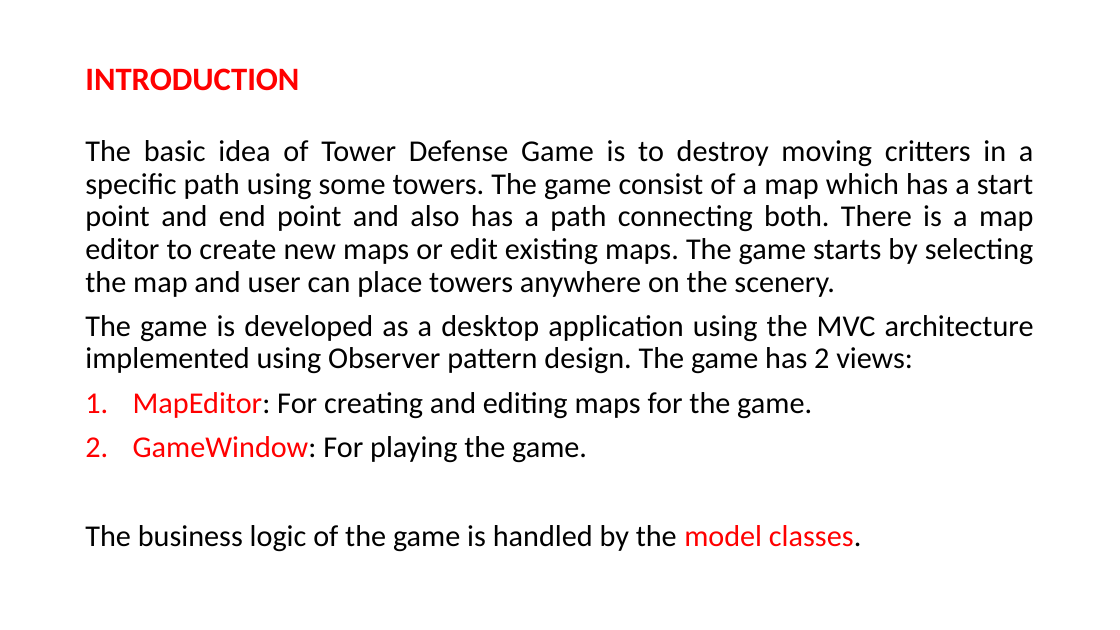
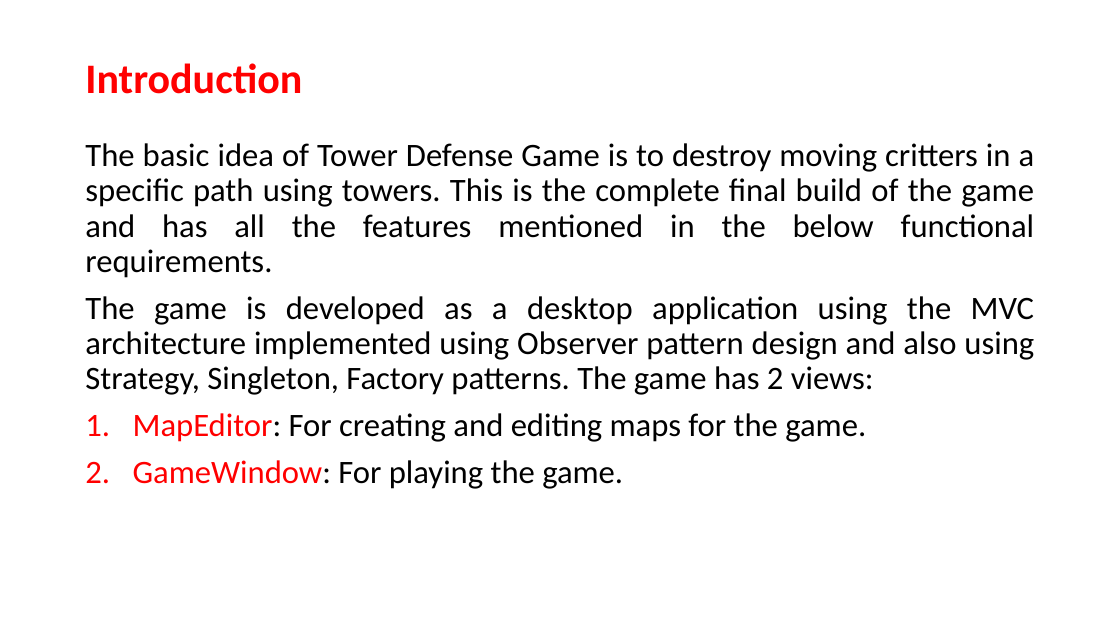
Before and after one commit to umerkk/TD-Game, a slide deck: slide 2 of document/Presentation.pptx. Drawn at 1120x630 pixels with LibreOffice and Linux fonts; fonts in the diff are those of the drawing. Boxes give left, top, right and bottom in pixels: in the first picture for what was removed or moved away, otherwise in the second. Text is boxed around its words. In the diff, an @@ line names an element or a change of style, - is before the commit and + after.

```diff
--- a/document/Presentation.pptx
+++ b/document/Presentation.pptx
@@ title at (85,63,302,94): text changed; size 28 to 36 pt @@
-INTRODUCTION
+Introduction
@@ text at (85,143,1035,395): text changed; size 25.9 to 28 pt @@
-The basic idea of Tower Defense Game is to destroy moving critters in a specific path using some towers. The game consist of a map which has a start point and end point and also has a path connecting both. There is a map editor to create new maps or edit existing maps. The game starts by selecting the map and user can place towers anywhere on the scenery.
-The game is developed as a desktop application using the MVC architecture implemented using Observer pattern design. The game has 2 views:
+The basic idea of Tower Defense Game is to destroy moving critters in a specific path using towers. This is the complete final build of the game and has all the features mentioned in the below functional requirements.
+The game is developed as a desktop application using the MVC architecture implemented using Observer pattern design and also using Strategy, Singleton, Factory patterns. The game has 2 views:
@@ text at (133,413,866,489): size 25.9 to 28 pt in "MapEditor: For creating and editing maps for ...", "GameWindow: For playing the game." @@
@@ text at (85,525,861,552): paragraph removed @@
-The business logic of the game is handled by the model classes.
```
Also in this commit, not shown: 4 other slides changed, 9 slides added, 7 slides removed, 1 other file.
